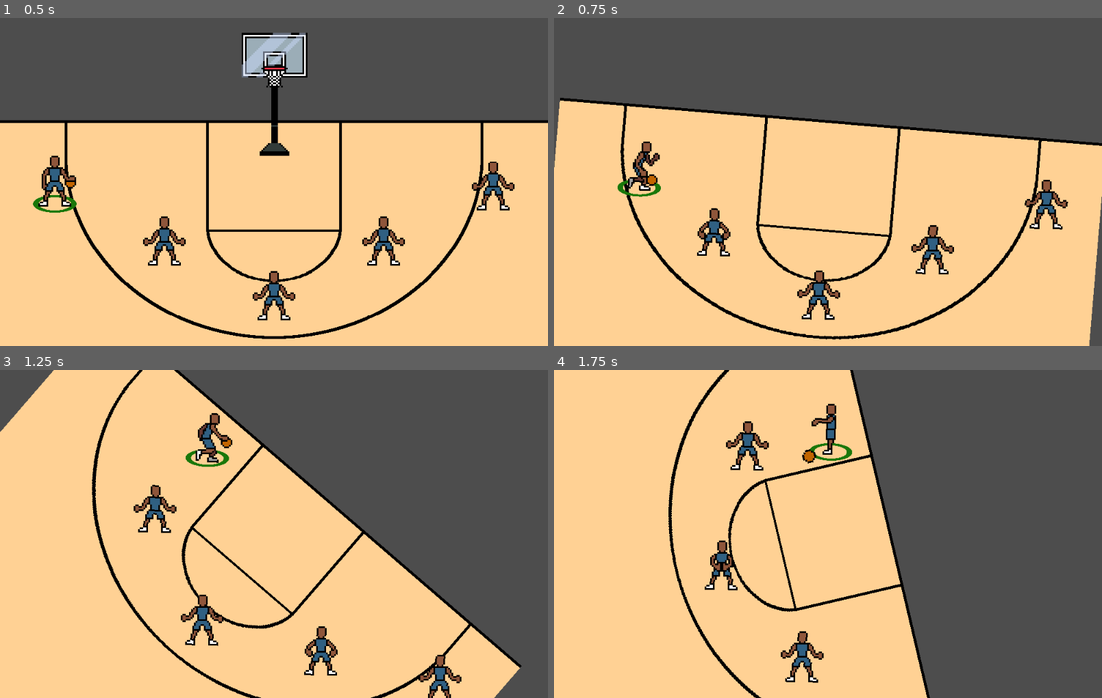
Above: before the commit, frames 1-4 (two rows, left to right).
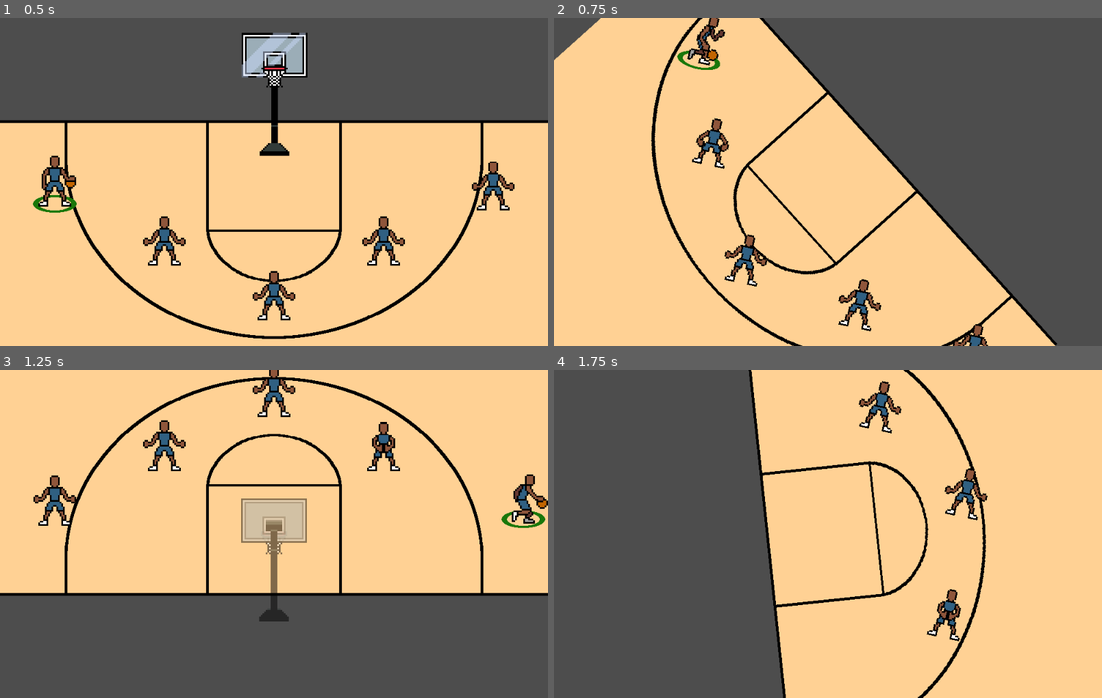
Above: after the commit, the same moments.

Repository: david8zhang/baller-quest-godot
Game: Godot game, scene res://scenes/Main.tscn
Two runs of this game, one before a commit and one after it. Both use one fixed random seed, a clock stepped at 60 frames per second and the inputs below.
Inputs:
- Up to frame 1 (0.5 s): no input
- Up to frame 2 (0.75 s): hold Right (move_right) from 0.53 s (still down); tap R (rotate_camera) at 0.6 s
- Up to frame 3 (1.25 s): keep holding Right (move_right)
- Up to frame 4 (1.75 s): release Right (move_right) at 1.28 s; hold Down (move_down) from 1.28 s (still down); tap Space (pass) at 1.35 s; tap R (rotate_camera) at 1.55 s

Frame 1 is identical in both runs. In frame 2, 36% of the frame differs, in the area x 0-100%, y 0-100%; in frame 3, 66%; in frame 4, 80%.

Commit message:
fix some rotation bugs

Diff:
--- a/scenes/Game.gd
+++ b/scenes/Game.gd
@@ -2,23 +2,28 @@
 extends Node2D
 
 @onready var court = $Court
-@onready var player_manager = $PlayerManager
+@onready var player_manager = $PlayerManager as PlayerManager
 @onready var hoop = $Hoop as Hoop
-var is_rotated = false
+var is_flipped = false
 var is_rotating = false
+var cached_positions = {}
 
 
 func rotate_camera():
+	for p in player_manager.players:
+		cached_positions[p.player_name] = p.global_position
+	cached_positions["hoop"] = hoop.global_position
+
 	if not is_rotating:
 		print("Rotating court!")
 		is_rotating = true
-		var tween = create_tween()
-		var final_rotation_rad = deg_to_rad(court.rotation_degrees) + deg_to_rad(180)
-		tween.tween_property(court, "rotation", final_rotation_rad, 2.5)
-		tween.finished.connect(on_court_rotation_complete)
 		hoop.hide()
 		player_manager.reparent(court)
 		hoop.reparent(court)
+		var tween = create_tween()
+		var final_rotation_rad = deg_to_rad(court.rotation_degrees) + deg_to_rad(180)
+		tween.tween_property(court, "rotation", final_rotation_rad, 0.25)
+		tween.finished.connect(on_court_rotation_complete)
 
 
 func _unhandled_input(event):
@@ -35,12 +40,25 @@
 
 func on_court_rotation_complete():
 	is_rotating = false
-	is_rotated = !is_rotated
+	is_flipped = !is_flipped
+
+	# Compensate for positional, rotational discrepancies
 	for p in player_manager.players:
 		var player = p as Player
 		player.global_rotation = 0
+		var cached_pos_for_player = cached_positions[player.player_name]
+		player.global_position = Vector2(-cached_pos_for_player.x, -cached_pos_for_player.y)
+		player.global_position.y -= 135 / 2
+
 	hoop.global_rotation = 0
+	var cached_hoop_position = cached_positions["hoop"]
+	hoop.global_position = Vector2(-cached_hoop_position.x, -cached_hoop_position.y)
+	hoop.global_position.y -= (hoop.back_sprite.texture.get_height() * hoop.back_sprite.scale.y) / 2
+	if is_flipped:
+		hoop.display_back()
+	else:
+		hoop.display_front()
+
 	player_manager.reparent(self)
 	hoop.reparent(self)
 	hoop.show()
-	hoop.display_back()
--- a/scripts/Hoop.gd
+++ b/scripts/Hoop.gd
@@ -7,6 +7,7 @@
 
 func _ready():
 	net.z_index = 2000
+	back_sprite.modulate = Color(1, 1, 1, 0.5)
 
 func display_back():
 	net.hide()
--- a/scripts/Player.gd
+++ b/scripts/Player.gd
@@ -29,7 +29,6 @@
 		anim_sprite.position.x,
 		anim_sprite.position.y + 40,
 	)
-
 
 func is_selected():
 	return player_manager.selected_player == self
